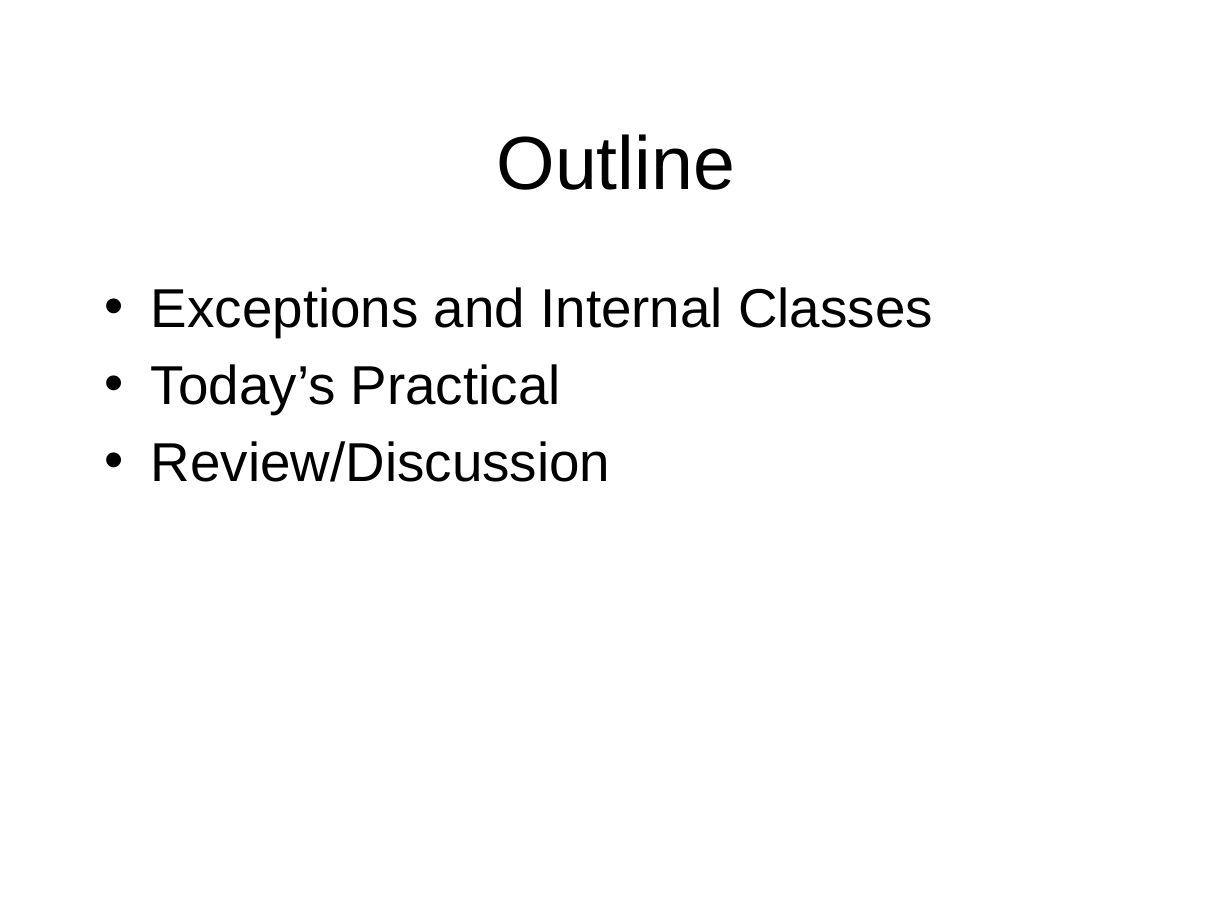
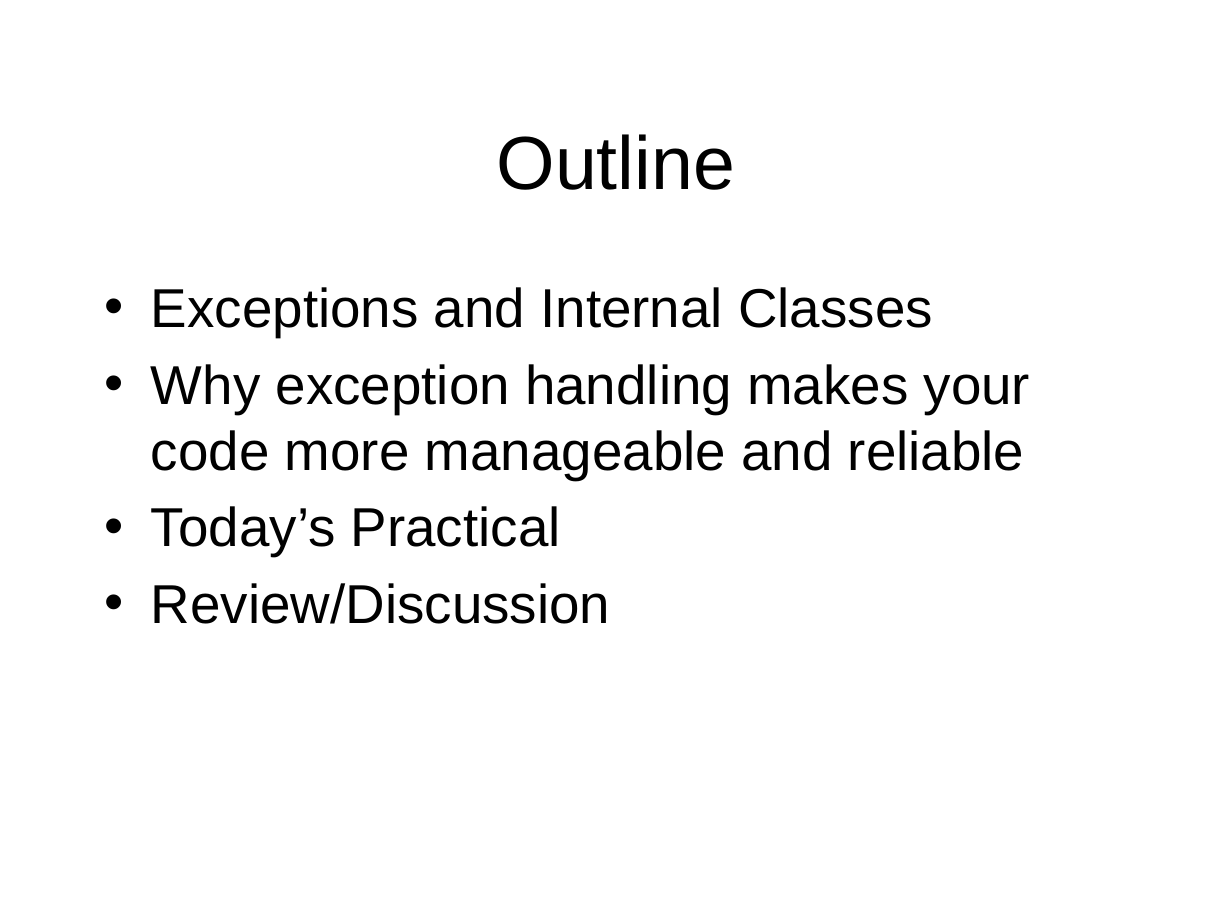
Before and after one commit to octaviordz/zjnu2017.github.io, a slide deck: slide 3 of OOP/lectures/060--Internal.Classes.and.Exceptions.pptx. Drawn at 1232x924 pixels with LibreOffice and Linux fonts; fonts in the diff are those of the drawing. Boxes give left, top, right and bottom in pixels: in the first picture for what was removed or moved away, otherwise in the second. Text is boxed around its words. In the diff, an @@ line names an element or a change of style, - is before the commit and + after.

```diff
--- a/OOP/lectures/060--Internal.Classes.and.Exceptions.pptx
+++ b/OOP/lectures/060--Internal.Classes.and.Exceptions.pptx
@@ text at [151, 364, 1031, 480]: paragraph added @@
+• Why exception handling makes your code more manageable and reliable
```
Also in this commit, not shown: 15 other slides changed, 1 other file.
